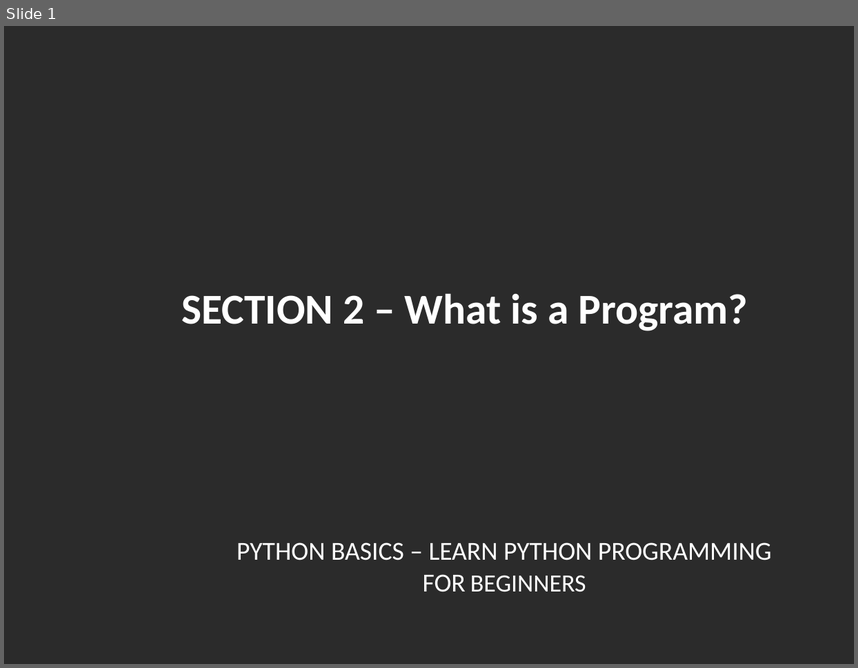
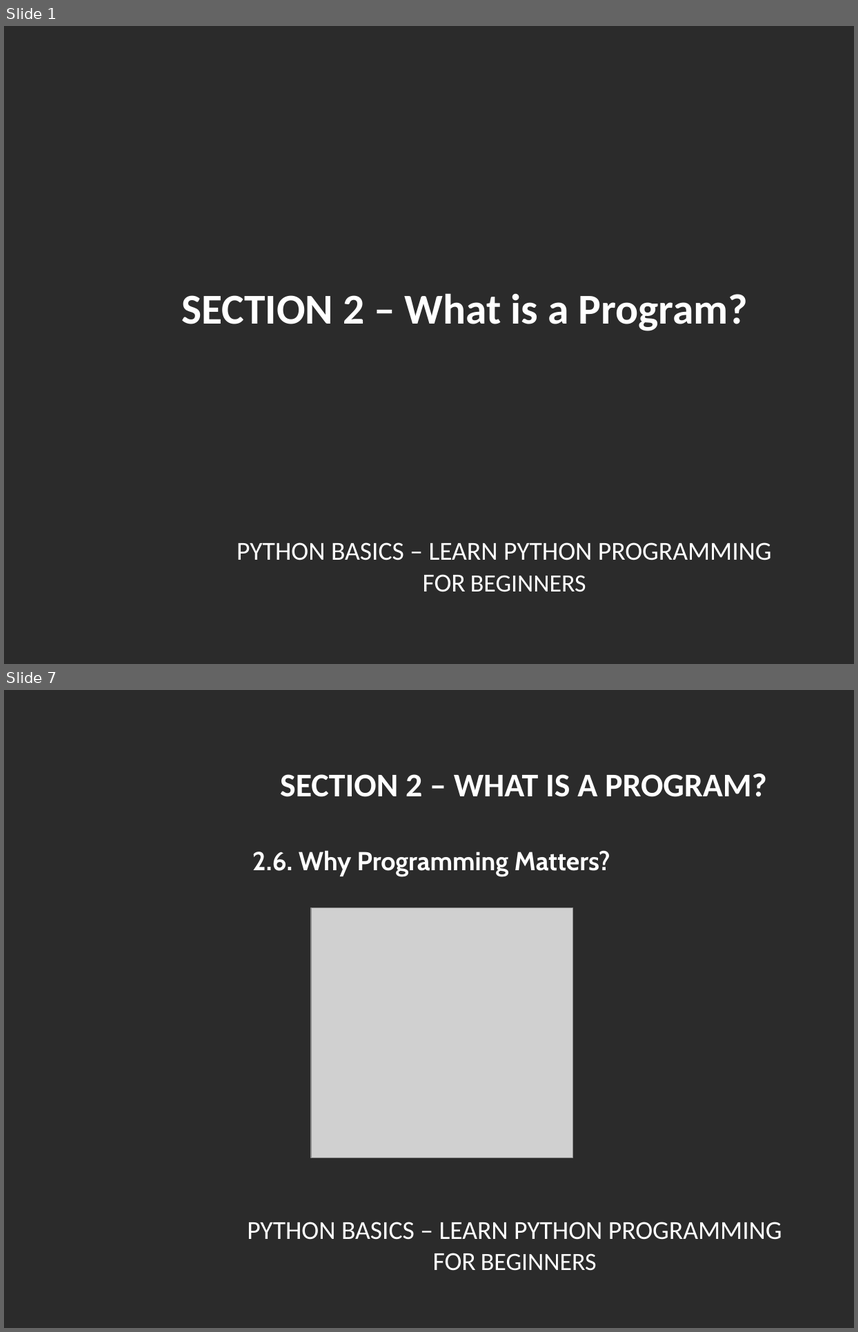
Before and after one commit to mmilushev91/Python-Basics-Learn-Python-Programming-for-Beginners, a slide deck: Section 2 - What is a program/What is a program.odp. Shown one above the other, each under a label of ours: slide 1 before the commit, slides 1 and 7 after it; the slides between them are not shown. The pictures are 858x668 and 858x1332 pixels, drawn with LibreOffice and Linux fonts; fonts in the diff are those of the drawing; grey boxes stand for pictures; background and template pictures are left out; a plain dark background stands for a picture behind light text. Boxes give left, top, right and bottom in pixels: in the first picture for what was removed or moved away, otherwise in the second. Text is boxed around its words. In the diff, an @@ line names an element or a change of style, - is before the commit and + after.

```diff
--- a/Section 2 - What is a program/What is a program.odp
+++ b/Section 2 - What is a program/What is a program.odp
@@ slide 7 added at (4,690,854,1328), background picture (left out) @@
@@ text added at (280,773,767,797), 28 pt, text #FFFFFF, bold @@
+SECTION 2 – WHAT IS A PROGRAM?
@@ text added at (252,850,611,877), 22 pt, text #FFFFFF, bold @@
+2.6. Why Programming Matters?
@@ picture added at (311,907,573,1158) @@
@@ text added at (247,1221,782,1270), 22 pt, text #FFFFFF @@
+PYTHON BASICS – LEARN PYTHON PROGRAMMING
+FOR BEGINNERS
```
Also in this commit, not shown: 6 other slides added, 1 slide removed, 1 other file.
